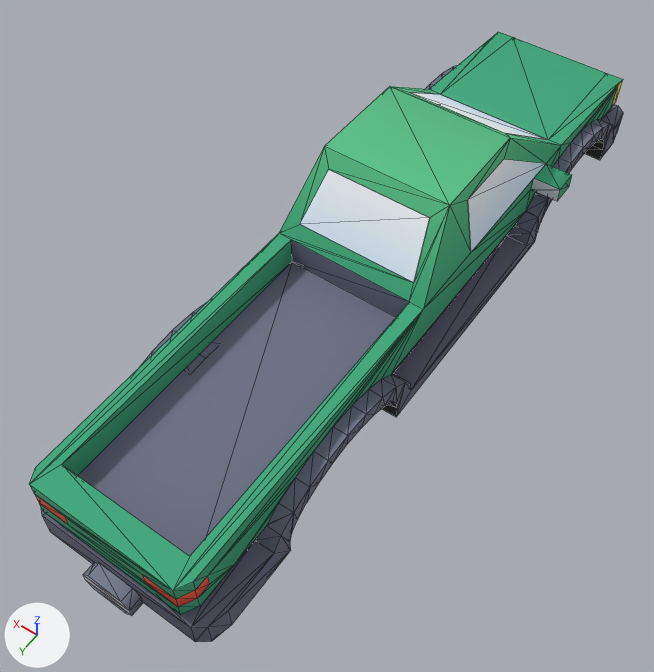
A saved change to the glTF model configurator/public/models/f250-crew.glb.
Before and after are seen from a camera (50 mm lens) standing at (-2.87, 7.12, 6.86) and looking at (0.02, 3.06, 0.49). Every picture has the same lights, and +X, +Y and +Z are marked at lower left. The first picture is the older version. Mesh edges are drawn as thin lines. Where no turn or scale is listed for an object, it has been applied to the vertices. Vertices at exactly the same position are counted once.

Names of what the first picture shows: 'body', 'chassis', 'glass'.
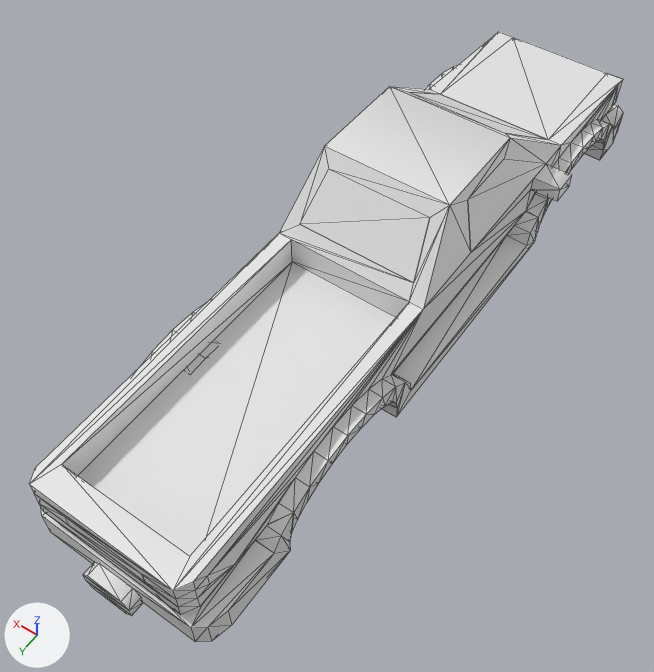
Where the newer file only moved an object's origin or applied its transform, the numbers keep the older frame.

Pixel boxes [x1, y1, x2, y2] of what changed, in the pictures (654 x 672 px; the box of a moved part takes in the faces that stretch with it):
'glass', recoloured
    both: [300, 92, 548, 283]
'chassis', recoloured
    both: [382, 139, 604, 417]
part 1 of me_body, moved or reshaped
    both: [34, 80, 623, 607]
part 2 of me_body, recoloured (lighter)
    both: [29, 32, 623, 642]

The change, as a diff of the scene's bpy script:
```diff
--- a/configurator/public/models/f250-crew.glb.py
+++ b/configurator/public/models/f250-crew.glb.py
@@ me_body @@
 # used by ob_body; location = (0.0, 2.22, 1.02)
-me_body.from_pydata(...)  # 329 vertices, 574 faces; spans x -1.02..1.02, y -3.7..3.7, z -0.81..0.81
+me_body.from_pydata(...)  # 353 vertices, 574 faces; spans x -1.02..1.02, y -3.7..3.7, z -0.81..0.81
+# me_body part 1
+# 22 faces are deleted
+# 18 vertices are added at x -0.75..0.75, y -3.45..3.57, z -0.32..-0.02
+# 6 new vertices lie (0.0, 0.0, 0.14) away from vertices in x -0.68..0.68, y -3.45..3.57, z -0.32..-0.18
+# 22 new faces join them
+# me_body part 2: 552 faces spanning x -1.02..1.02, y -3.7..3.7, z -0.81..0.81 switch from mat_colormap (picture img_colormap) to no material
@@ me_chassis @@
 me_chassis.from_pydata(...)  # 120 vertices, 164 faces; spans x -0.88..0.88, y -2.78..2.78, z -0.28..0.28
-me_chassis.materials.append(mat_colormap)  # picture img_colormap
@@ me_glass @@
 me_glass.from_pydata(...)  # 16 vertices, 8 faces; spans x -0.75..0.75, y -1.21..1.21, z -0.3..0.3
-me_glass.materials.append(mat_colormap)  # picture img_colormap
```
